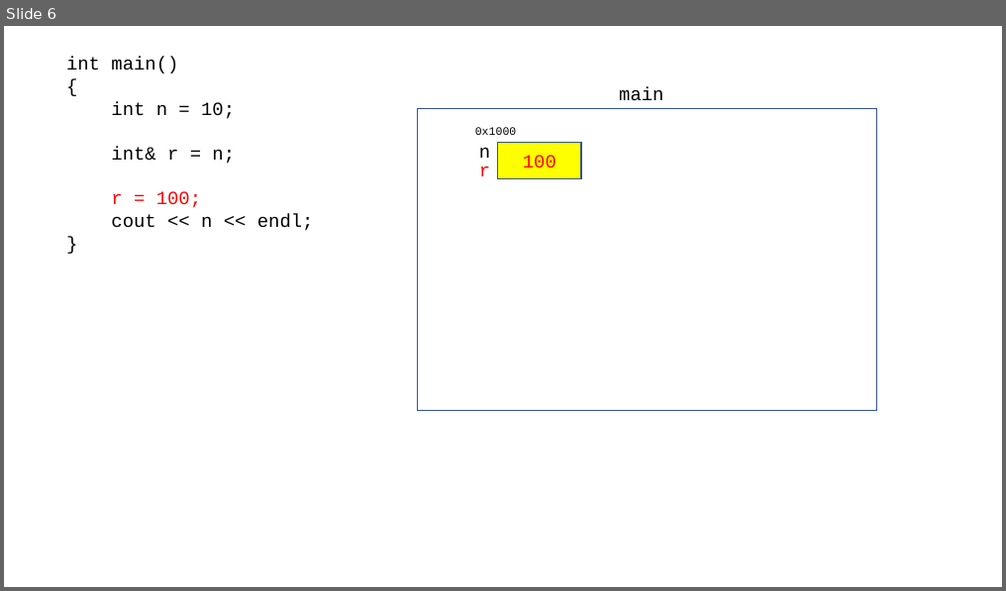
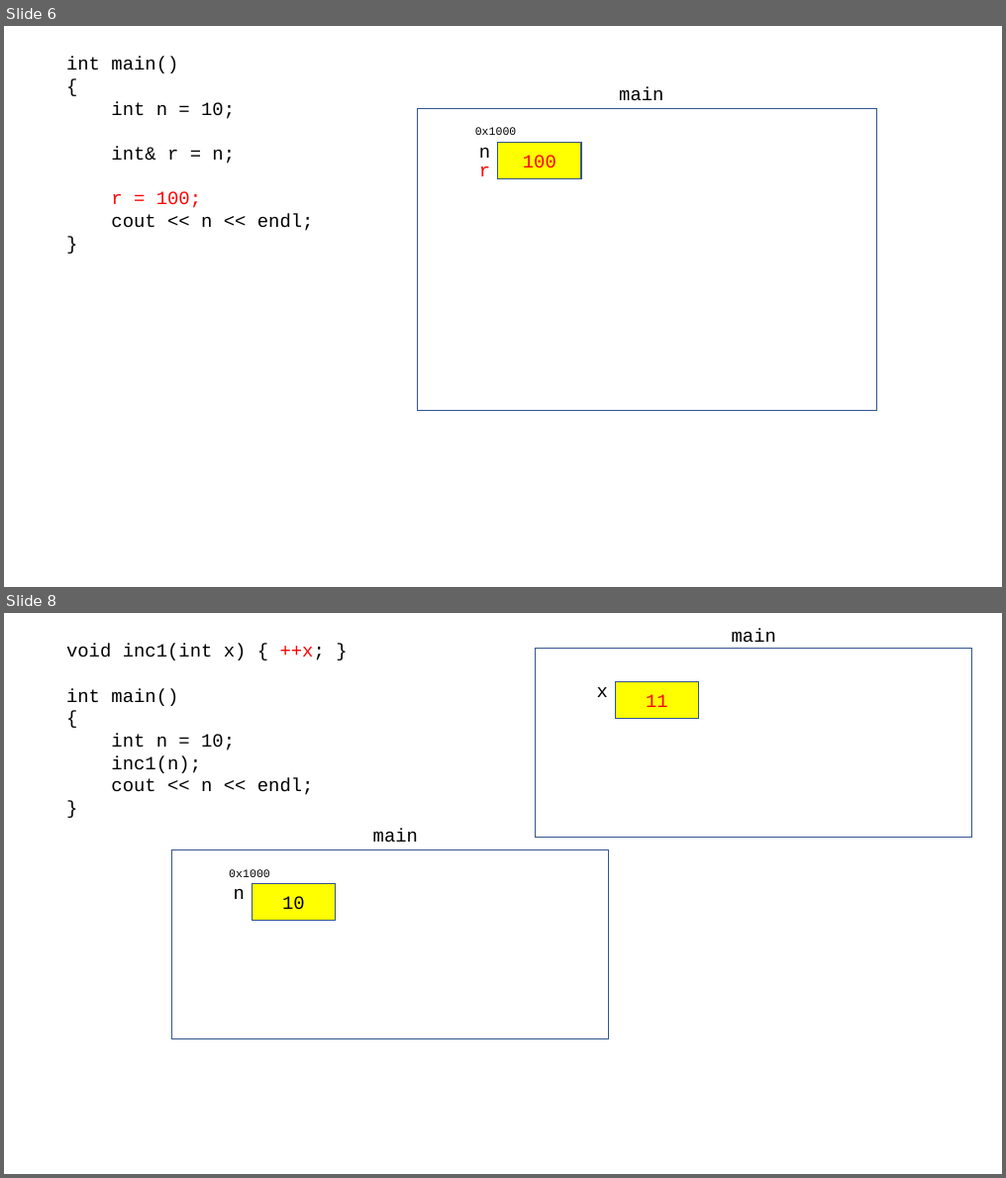
Before and after one commit to Mike7Chu/hyundai_230303, a slide deck: 230303.pptx. Shown one above the other, each under a label of ours: slide 6 before the commit, slides 6 and 8 after it; the slides between them are not shown. The pictures are 1006x591 and 1006x1178 pixels, drawn with LibreOffice and Linux fonts; fonts in the diff are those of the drawing. Boxes give left, top, right and bottom in pixels: in the first picture for what was removed or moved away, otherwise in the second. Text is boxed around its words. In the diff, an @@ line names an element or a change of style, - is before the commit and + after.

```diff
--- a/230303.pptx
+++ b/230303.pptx
@@ slide 8 added at (4,613,1002,1174), background #FFFFFF @@
@@ text added at (732,628,776,642), 18 pt, text #000000 @@
+main
@@ text added at (66,644,325,795), 18 pt, text #000000 @@
+void inc1(int x) { ++x; }
+int main()
+{
+int n = 10;
+inc1(n);
+cout << n << endl;
+}
@@ rectangle added at (536,649,973,837), fill #FFFFFF, outline #325491 1 pt @@
@@ text added at (597,687,608,697), 18 pt, text #000000 @@
+x
@@ rectangle added at (616,682,699,719), fill #FFFF00, outline #325491 1 pt, 18 pt, text #FF0000 @@
+11
@@ text added at (373,829,418,842), 18 pt, text #000000 @@
+main
@@ rectangle added at (171,851,609,1039), fill #FFFFFF, outline #325491 1 pt @@
@@ text added at (229,869,270,877), 11 pt, text #000000 @@
+0x1000
@@ text added at (234,889,245,899), 18 pt, text #000000 @@
+n
@@ rectangle added at (252,884,335,921), fill #FFFF00, outline #325491 1 pt, 18 pt, text #000000 @@
+10
```
Also in this commit, not shown: 3 other slides added, 1 other file.
